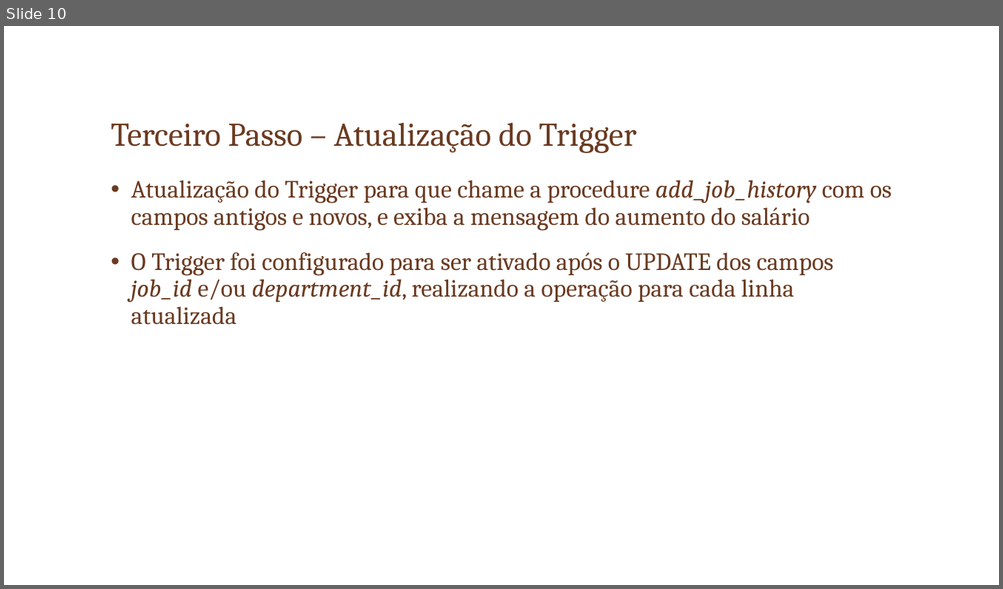
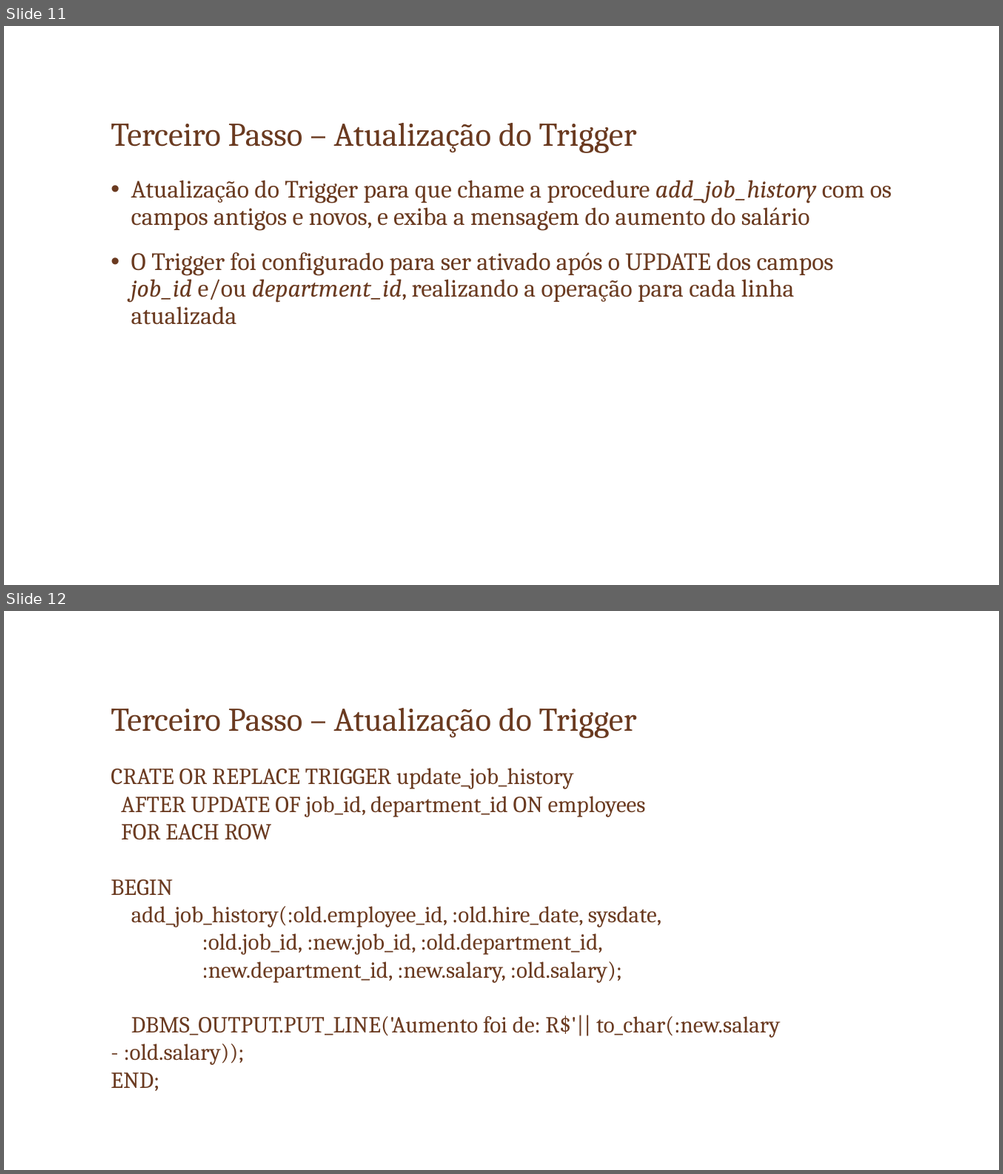
Before and after one commit to robsoncartes/group-vii-triggers, a slide deck: SlideApresentacao/TRIGGERS.pptx. Shown one above the other, each under a label of ours: slide 10 before the commit, slides 11 and 12 after it. The pictures are 1003x589 and 1003x1174 pixels, drawn with LibreOffice and Linux fonts; fonts in the diff are those of the drawing; background and template pictures are left out. Boxes give left, top, right and bottom in pixels: in the first picture for what was removed or moved away, otherwise in the second. Text is boxed around its words. In the diff, an @@ line names an element or a change of style, - is before the commit and + after.

```diff
--- a/SlideApresentacao/TRIGGERS.pptx
+++ b/SlideApresentacao/TRIGGERS.pptx
@@ slide 12 added at (x1=4, y1=611, x2=999, y2=1170), background picture (left out) @@
@@ title added at (x1=111, y1=708, x2=637, y2=738), 32 pt, text #6A3A20 @@
+Terceiro Passo – Atualização do Trigger
@@ text added at (x1=111, y1=768, x2=780, y2=1091), 22.2 pt, text #6A3A20 @@
+CRATE OR REPLACE TRIGGER update_job_history
+AFTER UPDATE OF job_id, department_id ON employees
+FOR EACH ROW
+BEGIN
+add_job_history(:old.employee_id, :old.hire_date, sysdate,
+:old.job_id, :new.job_id, :old.department_id,
+:new.department_id, :new.salary, :old.salary);
+DBMS_OUTPUT.PUT_LINE('Aumento foi de: R$'|| to_char(:new.salary - :old.salary));
+END;
@@ what was slide 10 is now slide 11 @@
```
Also in this commit, not shown: 1 other slide added, 3 other files.
